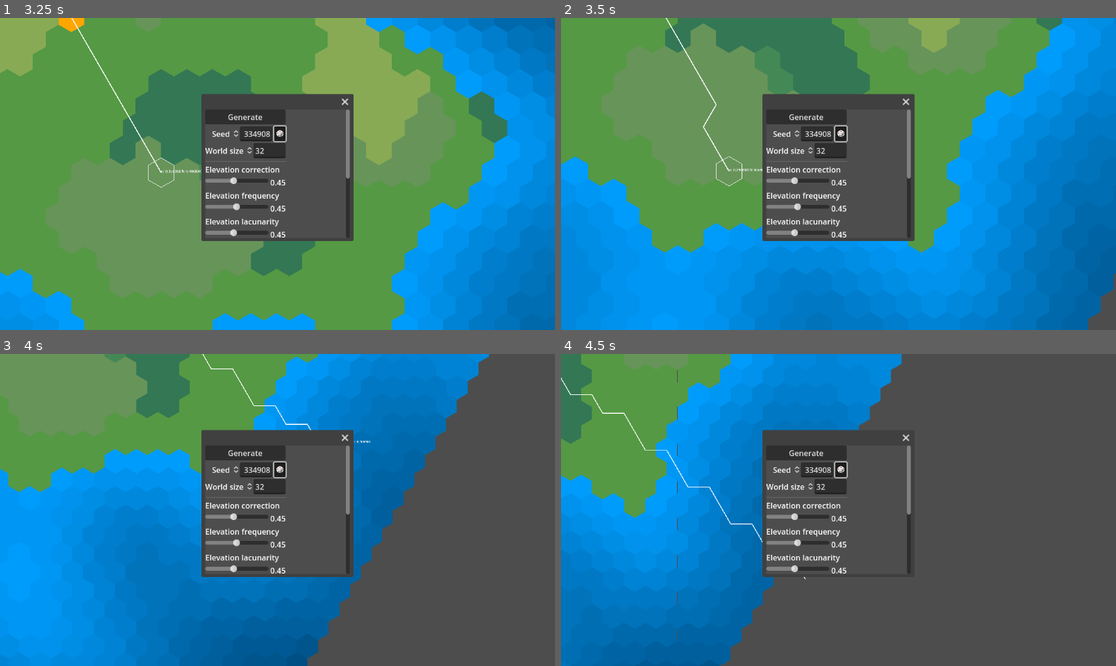
Above: before the commit, frames 1-4 (two rows, left to right).
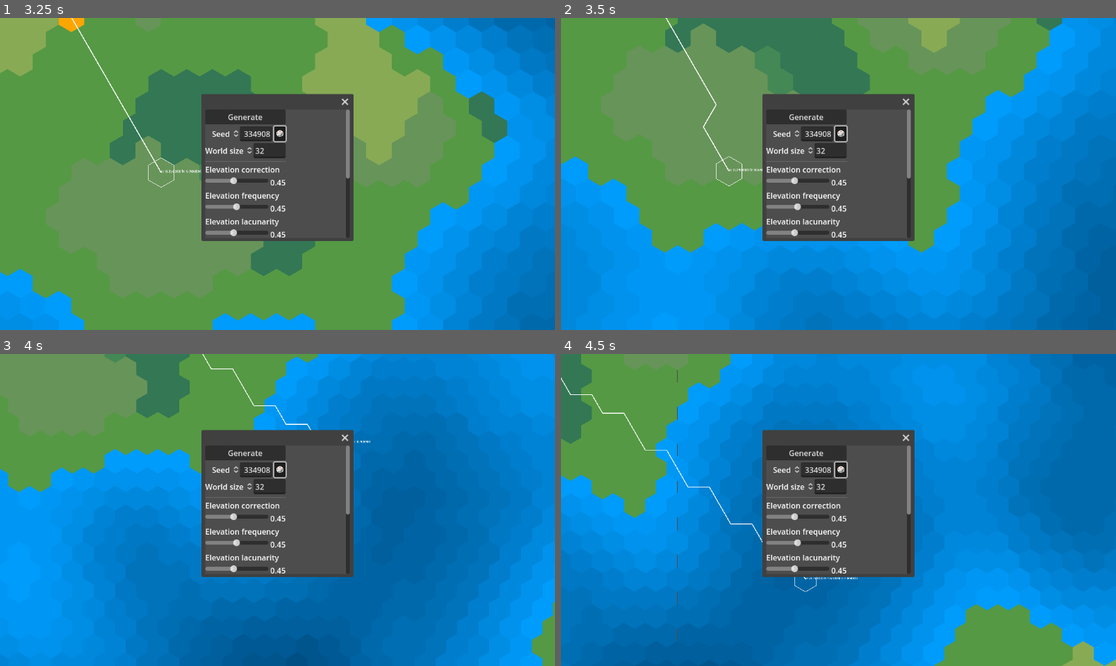
Above: after the commit, the same moments.

Repository: 1ort/hexgrid
Game: Godot game, scene res://demo.tscn
The game is run twice, just before and just after one commit, with the same random seed, the same clock (stepped at 60 frames per second) and the same inputs.
Inputs (mouse positions are in pixels of both pictures, inside the frame that each line leads up to):
- Up to frame 1 (3.25 s): click "Generate" at 0.5 s; click "🎲" at 1.25 s; tap Enter (ui_accept) at 2, 2.27, 3.02 s; move the mouse to (399, 158) at 2.02 s; press the mouse at (399, 158) at 2.03 s; hold D (right) 2.03-2.78 s; move the mouse to (166, 189) at 2.77 s; release the mouse at (166, 189) at 2.78 s; hold S (down) from 2.78 s (still down); tap Mouse wheel up (zoom_in) at 2.85 s
- Up to frame 2 (3.5 s): keep holding S (down)
- Up to frame 3 (4 s): move the mouse to (333, 441) at 3.52 s; release S (down) at 3.53 s; hold D (right) from 3.53 s (still down); hold Mouse wheel down (zoom_out) from 3.53 s (still down)
- Up to frame 4 (4.5 s): move the mouse to (810, 572) at 4.27 s; release D (right) at 4.28 s; release Mouse wheel down (zoom_out) at 4.28 s; hold W (up) from 4.28 s (still down); click (810, 572) at 4.35 s

Frame 1 is identical in both runs. In frame 2, 0.5% of the frame differs, in the area x 94-100%, y 81-100%; in frame 3, 29%; in frame 4, 46%, in the area x 28-100%, y 0-100%.

Commit message:
multi-island generation

Diff:
--- a/demo.gd
+++ b/demo.gd
@@ -31,6 +31,15 @@
 
 
 	hex_region = world_generator.generate_map()
+	var new_center = Hex.new(2*world_generator.world_radius+1, -world_generator.world_radius, -world_generator.world_radius-1)
+	for i in 6:
+		new_center = new_center.rotate_right()
+		world_generator.world_center = new_center
+		hex_region.merge(world_generator.generate_map())
+
+
+	#world_generator.world_center = Hex.new(65, -65, 0)
+	#hex_region.merge(world_generator.generate_map())
 	hexes = hex_region.get_hexes()
 	$HexMapCanvas.queue_redraw()
 
--- a/hex_region.gd
+++ b/hex_region.gd
@@ -18,6 +18,9 @@
 
 func has(h: Hex) -> bool:
 	return self._hexes.has(h.as_vector3i())
+
+func merge(other: HexRegion, overwrite: bool = false):
+	_hexes.merge(other._hexes, overwrite)
 #endregion
 
 func get_hexes() -> Array[Hex]:
--- a/world_generator.gd
+++ b/world_generator.gd
@@ -13,7 +13,7 @@
 var elevation_k: float = 0.45
 
 func correct_elevation(hex: Hex, elevation: float) -> float:
-	var distance = float(hex.distance_to(Hex.new(0,0,0)))
+	var distance = float(hex.distance_to(world_center))
 	var max_distance = float(world_radius)
 	var distance_k = 1.0 / max_distance
 	var d = distance_k * distance
